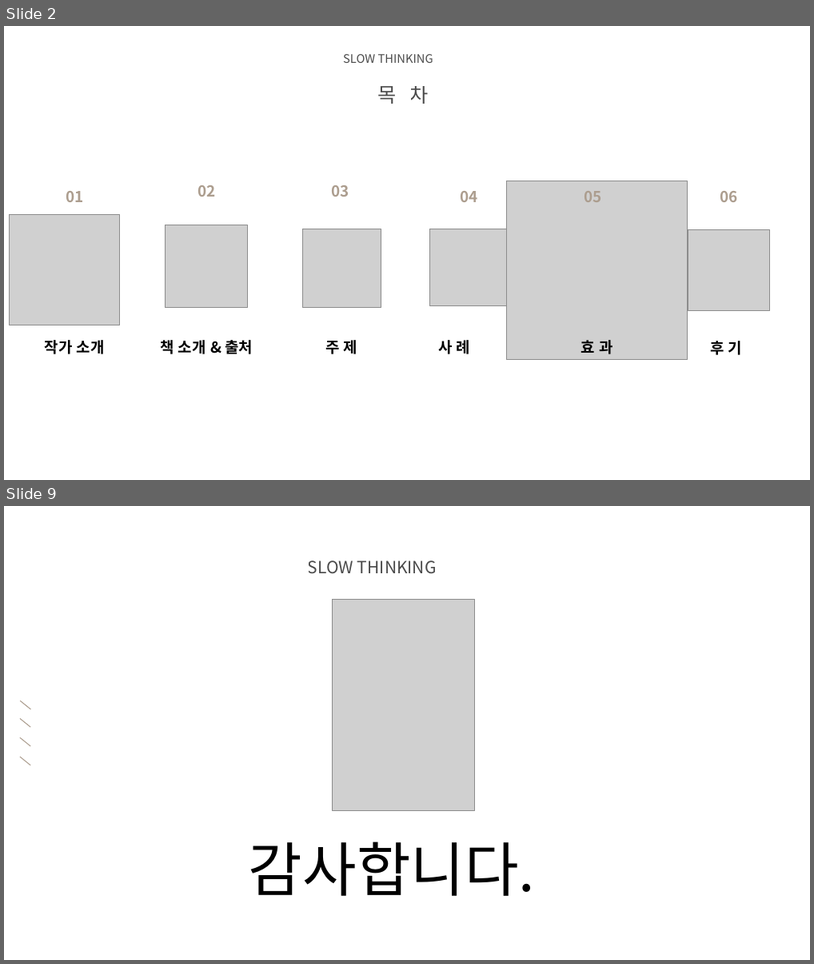
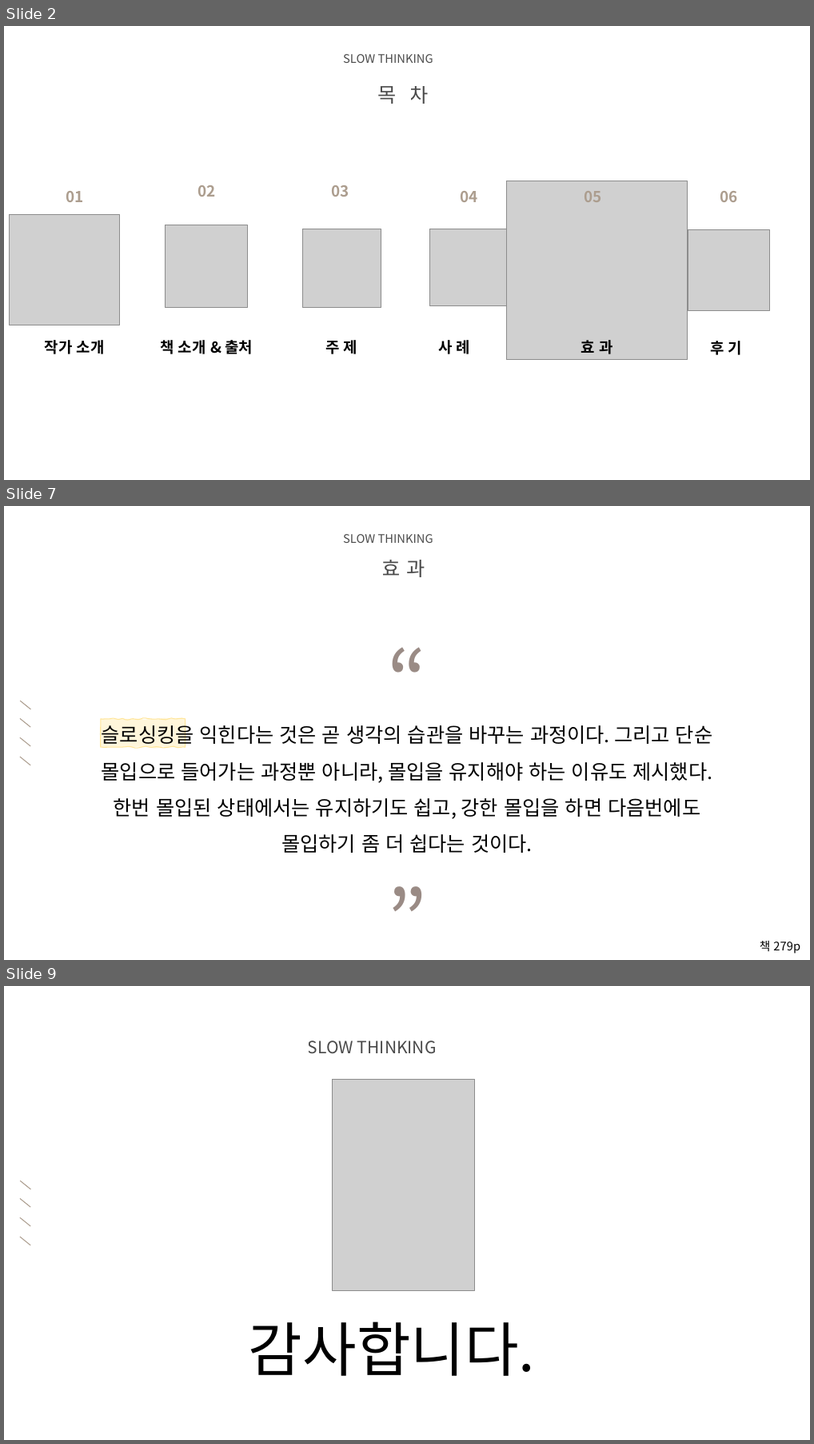
Before and after one commit to audgks5551/ppt, a slide deck: 2조.pptx. Shown one above the other, each under a label of ours: slides 2 and 9 before the commit, slides 2, 7 and 9 after it; the slides between them are not shown. The pictures are 814x964 and 814x1444 pixels, drawn with LibreOffice and Linux fonts; fonts in the diff are those of the drawing; grey boxes stand for pictures; background and template pictures are left out. Boxes give left, top, right and bottom in pixels: in the first picture for what was removed or moved away, otherwise in the second. Text is boxed around its words. In the diff, an @@ line names an element or a change of style, - is before the commit and + after.

Commit message:
슬로싱킹ppt수정본

```diff
--- a/2조.pptx
+++ b/2조.pptx
@@ slide 7 added at bbox=[4, 506, 810, 960], background picture (left out) @@
@@ text added at bbox=[343, 534, 434, 543], 14 pt, text #000000 at 71% opacity @@
+SLOW THINKING
@@ text added at bbox=[382, 560, 425, 577], 24 pt, text #000000 at 71% opacity @@
+효 과
@@ text added at bbox=[362, 626, 453, 733], 100 pt, text #9A8B85 @@
+“
@@ group added at bbox=[20, 700, 30, 765]: 4 lines @@
@@ freeform shape added at bbox=[101, 719, 186, 748], fill #FFE699 at 35% opacity, outline #FFE699 1 pt @@
@@ text added at bbox=[102, 722, 714, 852], 24 pt, text #000000 @@
+슬로싱킹을 익힌다는 것은 곧 생각의 습관을 바꾸는 과정이다. 그리고 단순 몰입으로 들어가는 과정뿐 아니라, 몰입을 유지해야 하는 이유도 제시했다. 한번 몰입된 상태에서는 유지하기도 쉽고, 강한 몰입을 하면 다음번에도 몰입하기 좀 더 쉽다는 것이다.
@@ text added at bbox=[359, 865, 455, 960], 100 pt, text #9A8B85 @@
+”
@@ text added at bbox=[760, 940, 801, 953], 14 pt, text #000000 @@
+책 279p
```
Also in this commit, not shown: 3 slides changed, 2 other slides added, 3 slides removed.
